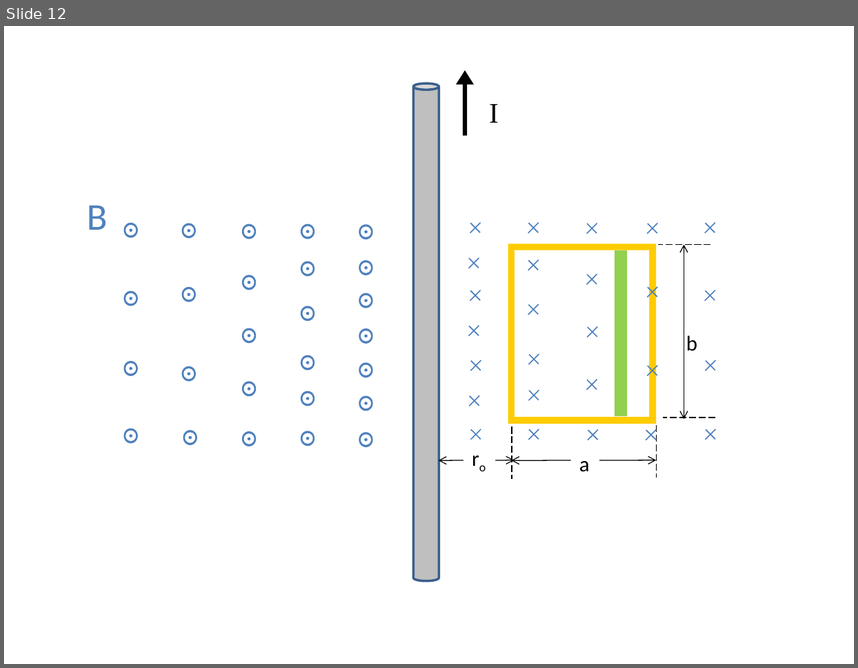
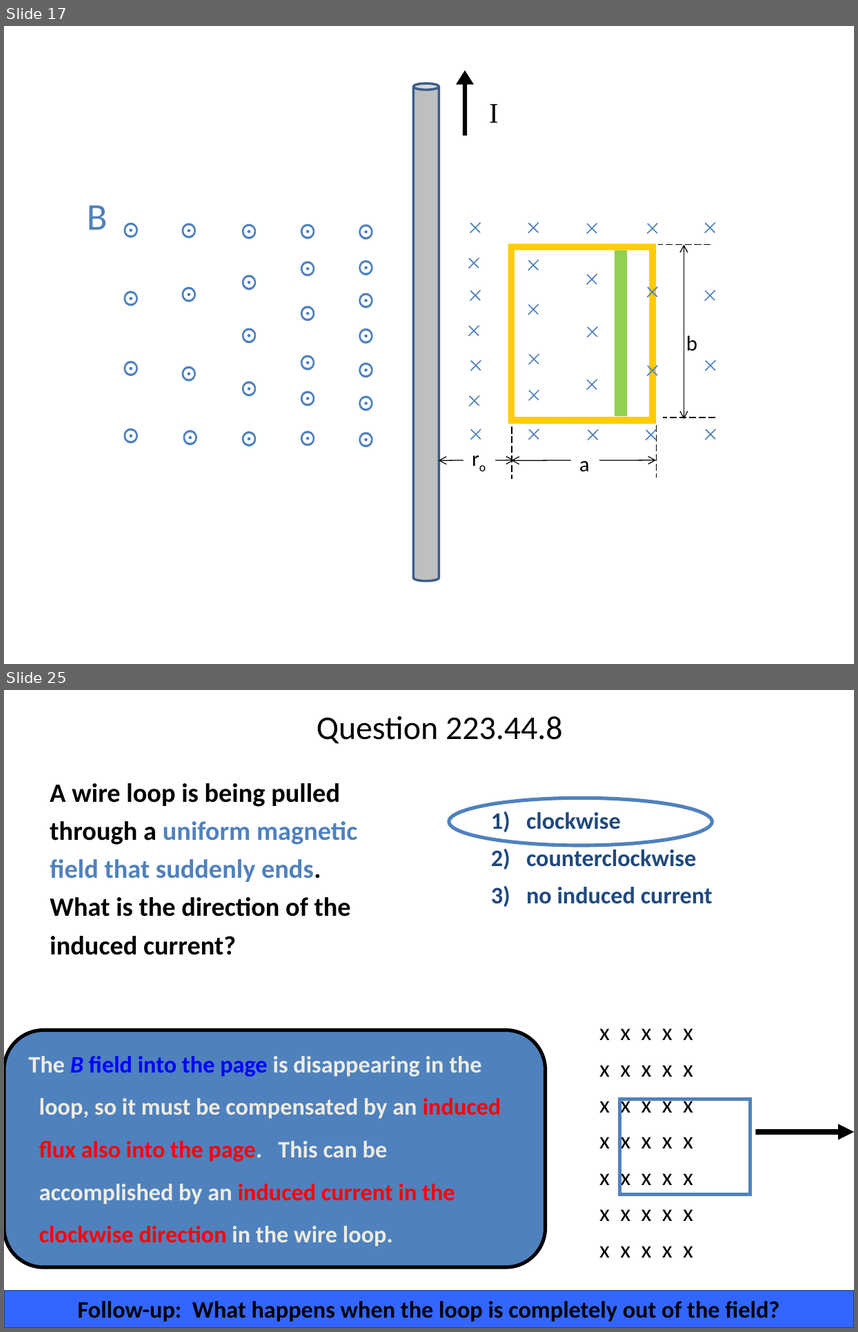
Before and after one commit to rtlines/PH223-Engineering-Physics, a slide deck: Slides/PH223_Lecture_43.pptx. Shown one above the other, each under a label of ours: slide 12 before the commit, slides 17 and 25 after it; the slides between them are not shown. The pictures are 858x668 and 858x1332 pixels, drawn with LibreOffice and Linux fonts; fonts in the diff are those of the drawing. Boxes give left, top, right and bottom in pixels: in the first picture for what was removed or moved away, otherwise in the second. Text is boxed around its words. In the diff, an @@ line names an element or a change of style, - is before the commit and + after.

Commit message:
up to lecture 43

```diff
--- a/Slides/PH223_Lecture_43.pptx
+++ b/Slides/PH223_Lecture_43.pptx
@@ slide 25 added at (x1=4, y1=690, x2=854, y2=1328), background #FFFFFF @@
@@ title added at (x1=317, y1=716, x2=563, y2=744), 28 pt, text #000000 @@
+Question 223.44.8
@@ text added at (x1=50, y1=783, x2=357, y2=955), 22.4 pt, text #000000, bold @@
+A wire loop is being pulled through a uniform magnetic field that suddenly ends. What is the direction of the induced current?
@@ ellipse added at (x1=448, y1=798, x2=712, y2=845), outline #4F81BD 3 pt @@
@@ text added at (x1=491, y1=811, x2=713, y2=907), 20 pt, text #1F497D, bold @@
+1) clockwise
+2) counterclockwise
+3) no induced current
@@ rounded rectangle added at (x1=4, y1=1030, x2=546, y2=1268), fill #4F81BD, outline #000000 3 pt @@
@@ text added at (x1=599, y1=1028, x2=693, y2=1257), 20 pt, text #000000 @@
+x x x x x
+x x x x x
+x x x x x
+x x x x x
+x x x x x
+x x x x x
+x x x x x
@@ text added at (x1=29, y1=1056, x2=501, y2=1246), 20 pt, text #EEECE1, bold @@
+The B field into the page is disappearing in the loop, so it must be compensated by an induced flux also into the page. This can be accomplished by an induced current in the clockwise direction in the wire loop.
@@ rectangle added at (x1=620, y1=1099, x2=751, y2=1194), outline #4F81BD 3 pt @@
@@ arrow added from (755, 1131) to (854, 1131), #000000 4.5 pt @@
@@ rectangle added at (x1=4, y1=1290, x2=854, y2=1328), fill #3366FF, outline #1F497D 0.75 pt, 20 pt, text #000000, bold @@
+Follow-up: What happens when the loop is completely out of the field?
@@ what was slide 12 is now slide 17 @@
```
Also in this commit, not shown: 39 other slides added, 11 other files.
